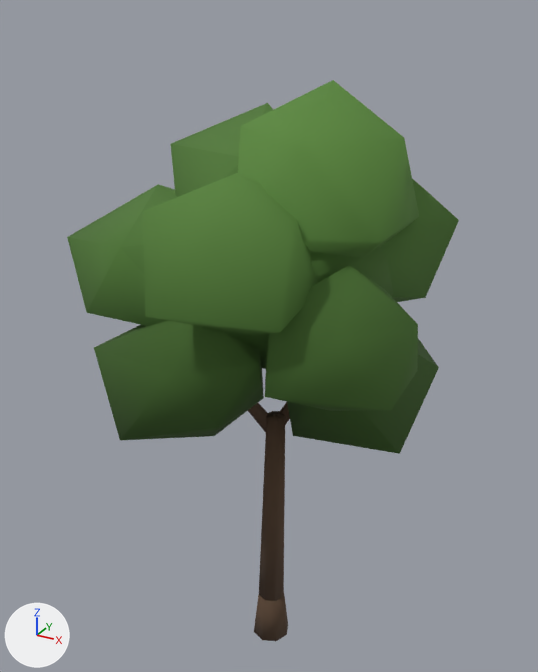
Before and after pictures for a commit that changed the glTF model frontend/static/models/city/tree-slender.glb.
The view is the same before and after, from a 50 mm lens placed at (3.19, -5.85, 6.66), pointed at (-0.18, 0.28, 3.6). Lighting does not change. The marker at lower left points along +X, +Y and +Z. The first picture is the older version. Where no turn or scale is listed for an object, it has been applied to the vertices. Vertices at exactly the same position are counted once.

Before the edit, the objects in view are built like this:
```python
mat_leaves = bpy.data.materials.new('Leaves')
mat_leaves.use_nodes = True; mat_leaves.node_tree.nodes.clear()
_N = mat_leaves.node_tree.nodes; _L = mat_leaves.node_tree.links
n0 = _N.new('ShaderNodeBsdfPrincipled'); n0.name = 'Principled BSDF'
n0.inputs[2].default_value = 0.85  # 'Roughness'
n1 = _N.new('ShaderNodeOutputMaterial'); n1.name = 'Material Output'
n2 = _N.new('ShaderNodeMix'); n2.name = 'Mix'
n2.data_type = 'RGBA'
n2.blend_type = 'MULTIPLY'
n2.inputs[0].default_value = 1.0  # 'Factor'
n2.inputs[7].default_value = (0.106, 0.259, 0.0446, 1.0)  # 'B', green #5c8b3c
n3 = _N.new('ShaderNodeVertexColor'); n3.name = 'Color Attribute'
_L.new(n0.outputs[0], n1.inputs[0])  # 'BSDF' to 'Surface'
_L.new(n2.outputs[2], n0.inputs[0])  # 'Result' to 'Base Color'
_L.new(n3.outputs[0], n2.inputs[6])  # 'Color' to 'A'
me_cone = bpy.data.meshes.new('Cone')
me_cone.from_pydata(...)  # an 8-sided cut cone along z (radius 0.21 at the low end, 0.15 at the high end) spanning x -0.21..0.21, y -0.21..0.21, z -0.275..0.275
me_cone.materials.append(mat_bark)  # brown #594433
me_cone_001 = bpy.data.meshes.new('Cone.001')
me_cone_001.from_pydata(...)  # 16 vertices, 28 faces; spans x -0.19..0.14, y -0.13..0.17, z -1.2..1.2
me_cone_001.materials.append(mat_bark)  # brown #594433
me_crown = bpy.data.meshes.new('Crown')
me_crown.from_pydata(...)  # 120 vertices, 200 faces; spans x -1.0..1.0, y -0.97..0.97, z -1.0..1.0
me_crown.materials.append(mat_leaves)
ob_crown = bpy.data.objects.new('Crown', me_crown)
ob_crown.location = (-0.15, 0.1, 4.35)
ob_crown.scale = (1.79, 1.79, 1.79)
ob_trunk = bpy.data.objects.new('Trunk', me_cone_001)
ob_trunk.location = (0.04, -0.03, 1.7)
ob_trunkflare = bpy.data.objects.new('TrunkFlare', me_cone)
ob_trunkflare.location = (0.0, 0.0, 0.28)
```
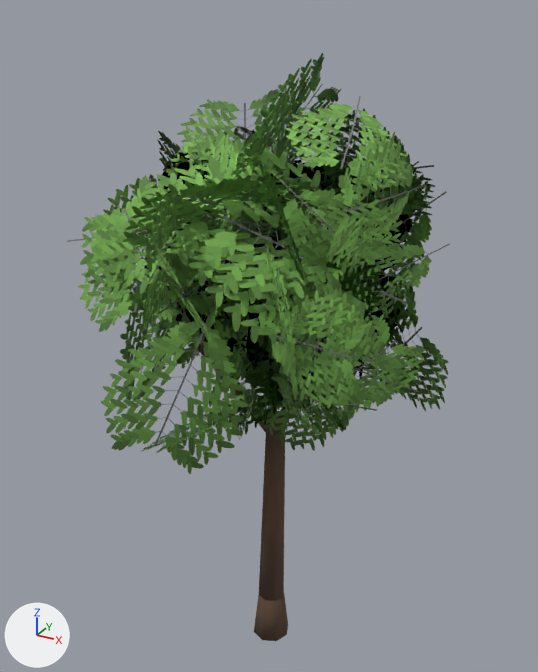
Changed parts and their boxes (x1, y1, x2, y2) in the pictures (538 x 672 px):
```json
{"object": "Crown", "change": "surface changed, reshaped, moved, rescaled", "before": [67, 80, 459, 454], "after": [66, 53, 450, 474]}
{"part": 1, "of": "me_crown", "change": "rebuilt", "before": [238, 80, 419, 258], "after": [247, 53, 341, 183]}
{"part": 2, "of": "me_crown", "change": "rebuilt", "before": [287, 339, 439, 454], "after": [368, 277, 448, 412]}
{"part": 3, "of": "me_crown", "change": "rebuilt", "before": [379, 179, 459, 302], "after": [321, 161, 432, 228]}
{"part": 4, "of": "me_crown", "change": "rebuilt", "after": [202, 257, 290, 381], "on screen": "not visible before"}
{"part": 5, "of": "me_crown", "change": "rebuilt", "before": [171, 103, 274, 197], "after": [177, 89, 310, 193]}
{"part": 6, "of": "me_crown", "change": "rebuilt", "before": [203, 247, 395, 369], "after": [189, 147, 408, 348], "on screen": "14% wider, 64% taller"}
{"part": 7, "of": "me_crown", "change": "rebuilt", "before": [67, 184, 177, 326], "after": [66, 176, 236, 294]}
{"part": 8, "of": "me_crown", "change": "rebuilt", "before": [94, 320, 264, 440], "after": [142, 395, 259, 453]}
{"part": 9, "of": "me_crown", "change": "rebuilt", "before": [143, 173, 318, 335], "after": [259, 160, 312, 290]}
{"part": 10, "of": "me_crown", "change": "rebuilt", "before": [265, 265, 418, 411], "after": [304, 315, 427, 412]}
{"part": 11, "of": "me_crown", "change": "added", "after": [78, 83, 450, 474], "on screen": "green"}
```

Edits to the scene script, one JSON object a line:
```json
{"op": "add", "block": "img_foliage_original", "code": ["img_foliage_original = load_image('foliage-original', '_unpacked/foliage-original', 512, 512, 'sRGB')"]}
{"block": "mat_leaves", "change": "nodes: BsdfPrincipled, Mix, OutputMaterial, VertexColor"}
{"block": "mat_leaves", "change": "colours: green #5c8b3c, mixed with the vertex colours"}
{"block": "mat_leaves", "change": "nodes: BsdfPrincipled, Math x3, Mix, OutputMaterial, TexImage, VertexColor"}
{"block": "mat_leaves", "change": "uses the picture img_foliage_original"}
{"block": "me_crown", "where": "# used by ob_crown; location = (-0.15, 0.1, 4.35); scale = (1.79, 1.79, 1.79)"}
{"op": "remove", "block": "me_crown", "code": "me_crown.from_pydata(...)  # 120 vertices, 200 faces; spans x -1.0..1.0, y -0.97..0.97, z -1.0..1.0"}
{"op": "add", "block": "me_crown", "code": "me_crown.from_pydata(...)  # 240 vertices, 120 faces; spans x -1.0..1.0, y -0.95..0.95, z -0.97..0.97"}
{"block": "me_crown", "change": "me_crown part 1: the loose piece of 12 vertices spanning x -0.12..0.78, y -0.55..0.42, z 0.07..1.0 is rebuilt with 4 vertices and now spans x -0.11..0.28, y -0.49..0.46, z 0.1..0.97"}
{"block": "me_crown", "change": "me_crown part 2: the loose piece of 12 vertices spanning x 0.05..0.97, y -0.3..0.59, z -1.0..-0.14 is rebuilt with 4 vertices and now spans x 0.07..1.0, y -0.05..0.59, z -0.97..0.15"}
{"block": "me_crown", "change": "me_crown part 3: the loose piece of 12 vertices spanning x 0.05..0.92, y -0.08..0.86, z -0.29..0.6 is rebuilt with 4 vertices and now spans x -0.21..0.89, y 0.05..0.92, z -0.08..0.62"}
{"block": "me_crown", "change": "me_crown part 4: the loose piece of 12 vertices spanning x -0.45..0.43, y -0.01..0.97, z -0.65..0.18 is rebuilt with 4 vertices and now spans x -0.53..0.42, y -0.25..0.62, z -0.57..0.17"}
{"block": "me_crown", "change": "me_crown part 5: the loose piece of 12 vertices spanning x -0.58..0.11, y -0.17..0.59, z 0.07..0.83 is rebuilt with 4 vertices and now spans x -0.64..0.37, y -0.37..0.54, z 0.26..0.72"}
{"block": "me_crown", "change": "me_crown part 6: the loose piece of 12 vertices spanning x -0.43..0.72, y -0.65..0.51, z -0.5..0.53 is rebuilt with 4 vertices and now spans x -0.09..0.78, y -0.86..0.5, z -0.47..0.72"}
{"block": "me_crown", "change": "me_crown part 7: the loose piece of 12 vertices spanning x -1.0..-0.07, y -0.66..0.28, z -0.42..0.43 is rebuilt with 4 vertices and now spans x -0.96..0.16, y -0.75..0.15, z -0.14..0.51"}
{"block": "me_crown", "change": "me_crown part 8: the loose piece of 12 vertices spanning x -0.53..0.28, y -0.95..-0.08, z -0.78..-0.05 is rebuilt with 4 vertices and now spans x -0.38..0.44, y -0.9..0.04, z -0.74..-0.27"}
{"block": "me_crown", "change": "me_crown part 9: the loose piece of 12 vertices spanning x -0.18..0.56, y -0.97..-0.17, z -0.11..0.65 is rebuilt with 4 vertices and now spans x 0.06..0.55, y -0.71..0.0, z -0.15..0.68"}
{"block": "me_crown", "change": "me_crown part 10: the loose piece of 12 vertices spanning x 0.27..1.0, y -0.82..0.05, z -0.54..0.23 is rebuilt with 4 vertices and now spans x 0.33..0.93, y -0.7..-0.32, z -0.5..0.21"}
{"block": "me_crown", "change": "me_crown part 11"}
{"block": "me_crown", "change": "200 vertices are added at x -1.0..0.93, y -0.95..0.95, z -0.89..0.91"}
{"block": "me_crown", "change": "100 new faces join them"}
{"op": "set", "path": "ob_crown.location", "old": "(-0.15, 0.1, 4.35)", "new": "(-0.16, 0.11, 4.38)"}
{"op": "set", "path": "ob_crown.scale", "old": "(1.79, 1.79, 1.79)", "new": "(2.2, 2.2, 2.2)"}
```
